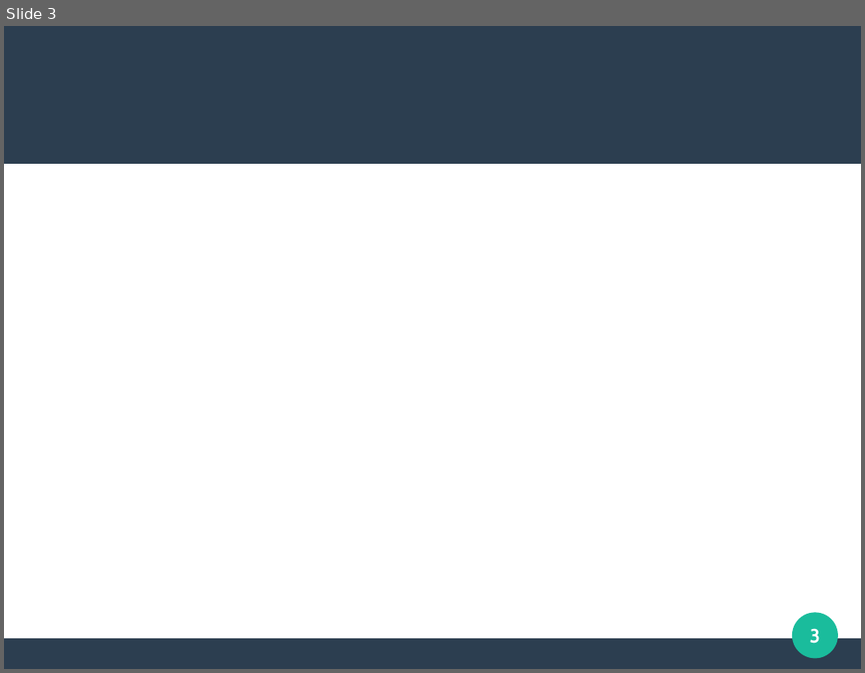
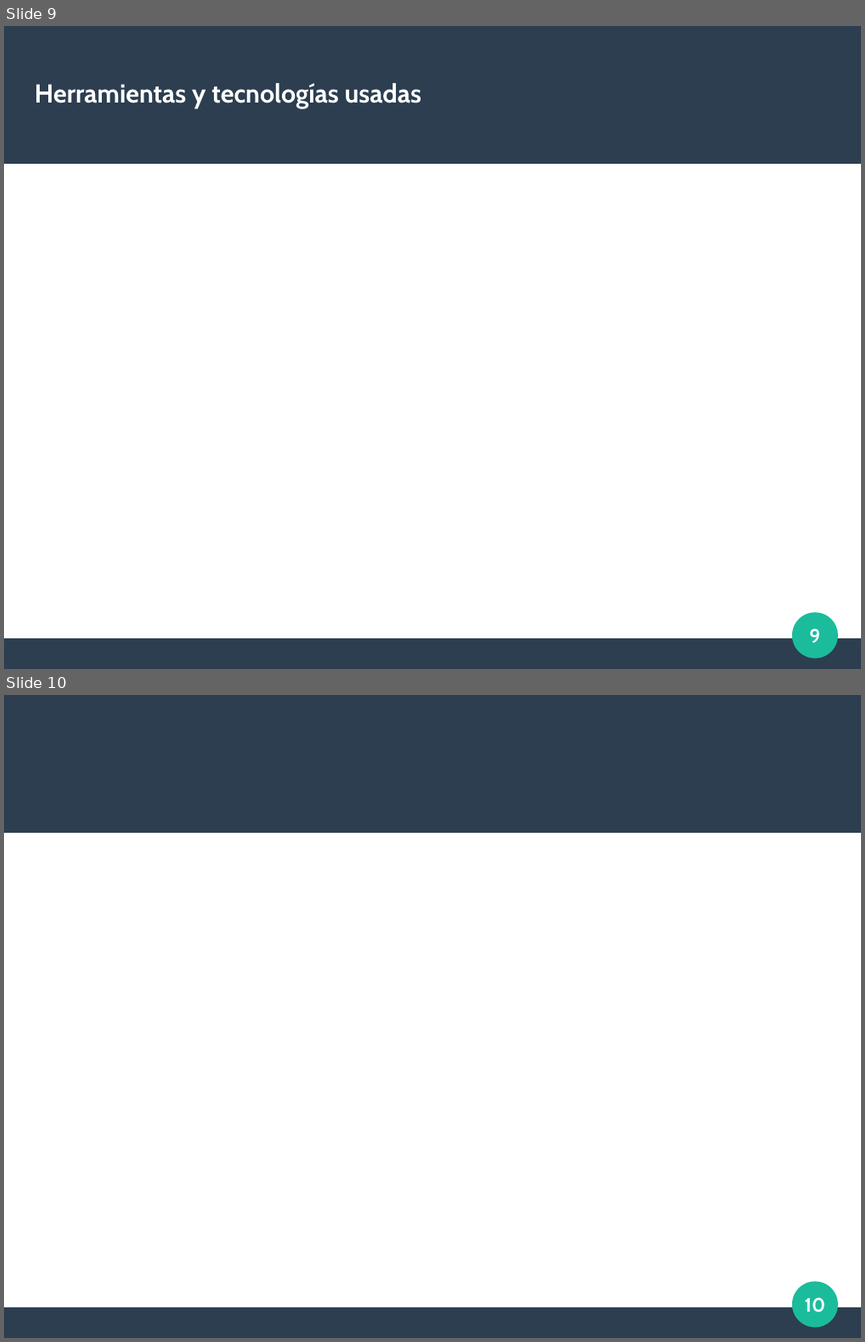
Before and after one commit to sharco-code/Red-Libros, a slide deck: Documentacion/presentacion.odp. Shown one above the other, each under a label of ours: slide 3 before the commit, slides 9 and 10 after it. The pictures are 865x673 and 865x1342 pixels, drawn with LibreOffice and Linux fonts; fonts in the diff are those of the drawing. Boxes give left, top, right and bottom in pixels: in the first picture for what was removed or moved away, otherwise in the second. Text is boxed around its words. In the diff, an @@ line names an element or a change of style, - is before the commit and + after.

```diff
--- a/Documentacion/presentacion.odp
+++ b/Documentacion/presentacion.odp
@@ slide 9 added at (x1=4, y1=26, x2=861, y2=669), background #FFFFFF; not listed: 3 template elements that a slide beside it also shows @@
@@ title added at (x1=35, y1=83, x2=421, y2=108), 24 pt, text #FFFFFF, bold @@
+Herramientas y tecnologías usadas
@@ page number added at (x1=809, y1=628, x2=820, y2=642), 18 pt, text #FFFFFF, bold @@
+9
@@ what was slide 3 is now slide 10 @@
@@ page number at (x1=805, y1=1297, x2=826, y2=1312): text changed @@
-3
+10
```
Also in this commit, not shown: 2 slides changed, 7 other slides added, 4 other files.
